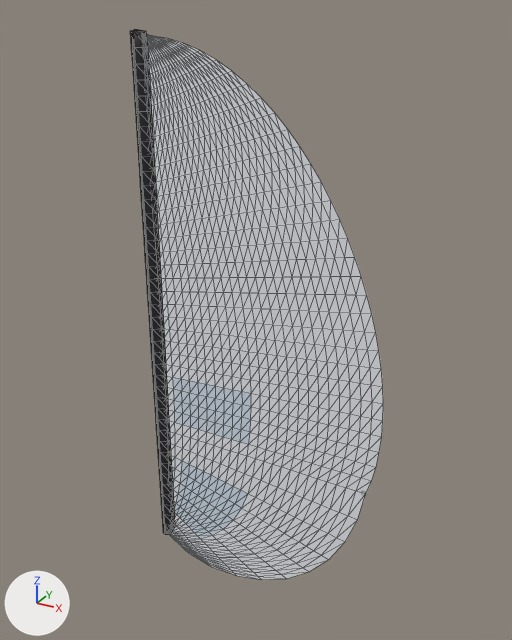
Renders of the glTF model Game/assets/models/sail.glb from each side of a commit.
Before and after are seen from a 50 mm camera at (3.46, -4.47, 5.03) aimed at (0.95, 0.09, 2.75). Every picture has the same lights, and +X, +Y and +Z are marked at lower left. The first picture is the older version. Mesh edges are drawn as thin lines on the coarser meshes. Vertices at exactly the same position are counted once.

The first picture shows 'SailCloth'.
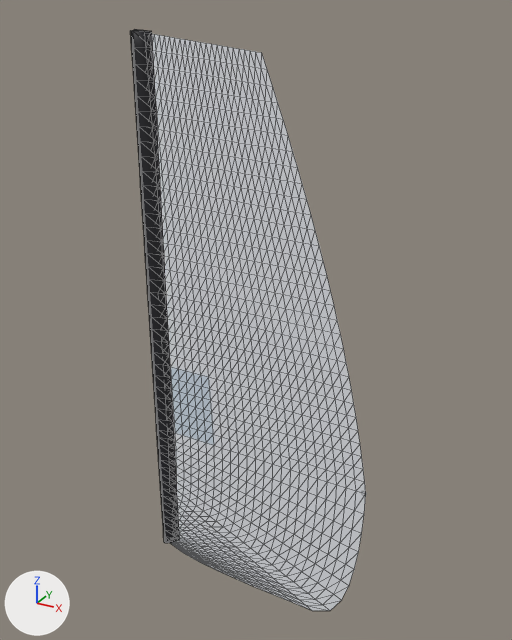
Where the change shows, as pixel boxes [x1, y1, x2, y2] in the pictures (512 x 640 px; the box of a moved part takes in the faces that stretch with it):
'SailCloth', reshaped (7% narrower): before [130, 29, 383, 580]; after [130, 29, 366, 611]
part 1 of me_sailcloth, moved or reshaped: before [138, 35, 367, 566]; after [137, 34, 340, 610]
part 2 of me_sailcloth, recoloured (white to pale blue): [172, 367, 214, 445] in both
part 3 of me_sailcloth, recoloured (pale blue to white): before [175, 386, 251, 524]; after [183, 389, 249, 516]

What the commit changed:
me_sailcloth is used by ob_sailcloth; location (0.0, 0.0, 0.0).
me_sailcloth had 1576 vertices, 3030 faces and spanned x -0.03..2.09, y -0.03..0.03, z 0.09..4.89.
me_sailcloth now has 1810 vertices, 3486 faces and spans x -0.03..2.0, y -0.03..0.03, z 0.06..4.89.
me_sailcloth part 1: 739 vertices moved from x -0.03..2.09, y -0.03..0.03, z 0.09..4.88 to x -0.03..2.0, y -0.03..0.03, z 0.06..4.88; 365 vertices removed from x -0.03..1.85, y -0.03..0.03, z 0.15..4.87; 599 vertices added at x -0.03..1.68, y -0.03..0.03, z 0.06..4.86.
me_sailcloth part 2: 20 faces spanning x 0.16..0.58, y 0.0, z 1.5..2.18 switch from mat_sail_cloth (white #edf0f5) to mat_sail_window (pale blue #d9e5f2).
me_sailcloth part 3: 93 faces spanning x 0.22..0.99, y 0.0, z 0.7..2.06 switch from mat_sail_window (pale blue #d9e5f2) to mat_sail_cloth (white #edf0f5).
